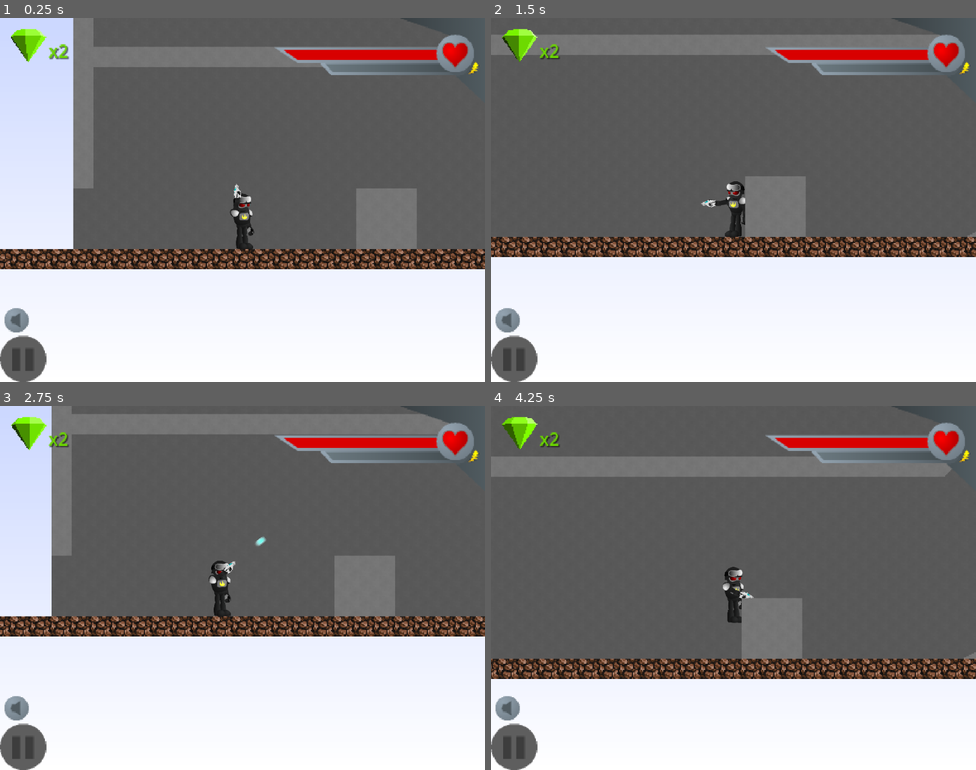
Above: before the commit, frames 1-4 (two rows, left to right).
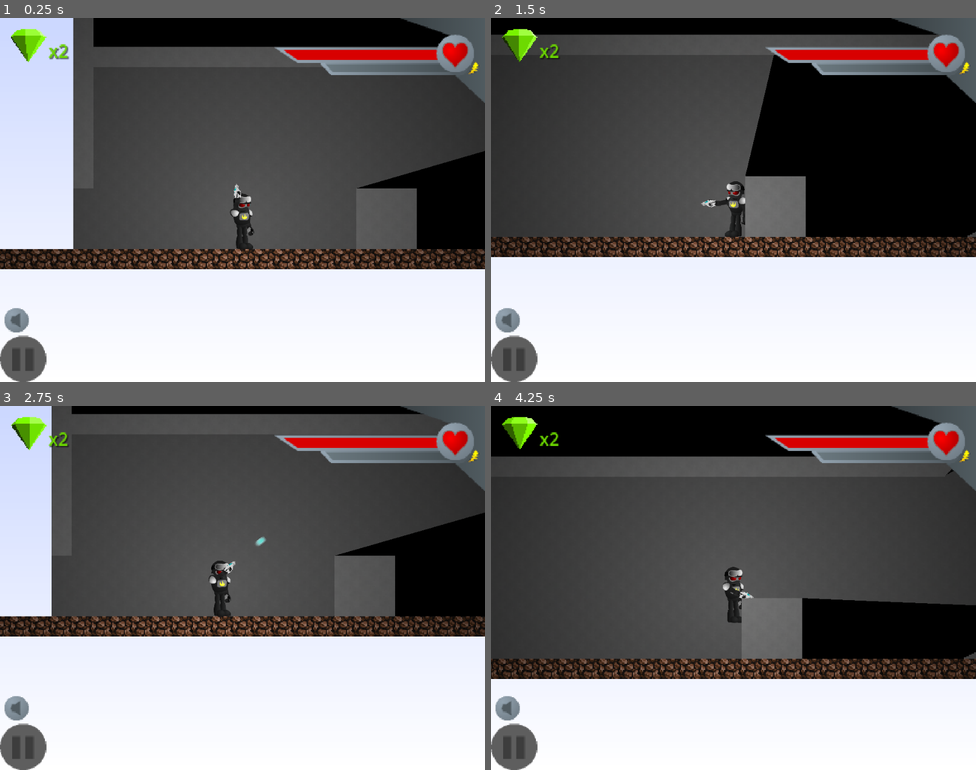
Above: after the commit, the same moments.

Repository: HMI-Studios/Skylands-WFA
Game: Godot game, scene res://scenes/Main.tscn
The game is run twice, just before and just after one commit, with the same random seed, the same clock (stepped at 60 frames per second) and the same inputs. Sound files missing from this copy of the repository are replaced by a short silence.
Inputs (mouse positions are in pixels of both pictures, inside the frame that each line leads up to):
- Up to frame 1 (0.25 s): no input
- Up to frame 2 (1.5 s): tap Enter (ui_accept) at 0.5 s; move the mouse to (840, 181) at 0.52 s; hold Space (shoot) 0.53-1.28 s; hold D (move_right) from 0.53 s (still down); tap W (jump) at 0.77 s; move the mouse to (636, 218) at 1.27 s; tap Space (shoot) at 1.35 s
- Up to frame 3 (2.75 s): tap W (jump) at 1.52 s; move the mouse to (291, 507) at 2.02 s; release D (move_right) at 2.03 s; hold A (move_left) from 2.03 s (still down); hold Space (shoot) from 2.03 s (still down)
- Up to frame 4 (4.25 s): move the mouse to (709, 660) at 2.77 s; release A (move_left) at 2.78 s; release Space (shoot) at 2.78 s; hold D (move_right) from 2.78 s (still down); tap Space (shoot) at 2.85 s; tap W (jump) at 3.02, 3.77 s; move the mouse to (879, 642) at 3.52 s; hold Space (shoot) from 3.53 s (still down)

The runs differ from the first frame. In frame 1, 29% of the frame differs, in the area x 0-100%, y 0-69%; in frame 2, 42%; in frame 3, 27%; in frame 4, 42%, in the area x 0-100%, y 0-75%.

Commit message:
fog of war effect

Diff:
--- a/project/scenes/Main.tscn
+++ b/project/scenes/Main.tscn
@@ -1,11 +1,15 @@
-[gd_scene load_steps=5 format=3 uid="uid://c7ltgoh1gwm8k"]
+[gd_scene load_steps=6 format=3 uid="uid://c7ltgoh1gwm8k"]
 
 [ext_resource type="PackedScene" uid="uid://br3ubfu76qbp6" path="res://scenes/Player.tscn" id="1_qk22d"]
 [ext_resource type="PackedScene" uid="uid://cphh6jruovbte" path="res://scenes/World.tscn" id="1_x26t4"]
 [ext_resource type="Script" path="res://scripts/Camera.gd" id="3_3x1oi"]
+[ext_resource type="Texture2D" uid="uid://cxcjmqv0160h1" path="res://assets/point_light.webp" id="3_m6srh"]
 [ext_resource type="PackedScene" uid="uid://cv4b12e155ua3" path="res://ui/HUD.tscn" id="4_x3ds7"]
 
 [node name="Main" type="Node2D"]
+
+[node name="CanvasModulate" type="CanvasModulate" parent="."]
+color = Color(0, 0, 0, 1)
 
 [node name="World" parent="." instance=ExtResource("1_x26t4")]
 unique_name_in_owner = true
@@ -14,6 +18,16 @@
 unique_name_in_owner = true
 scale = Vector2(0.166, 0.166)
 
+[node name="PointLight2D" type="PointLight2D" parent="Player"]
+shadow_enabled = true
+texture = ExtResource("3_m6srh")
+texture_scale = 20.0
+
+[node name="PointLight2D2" type="PointLight2D" parent="Player"]
+range_item_cull_mask = 2
+texture = ExtResource("3_m6srh")
+texture_scale = 20.0
+
 [node name="Camera2D" type="Camera2D" parent="."]
 zoom = Vector2(2.5, 2.5)
 script = ExtResource("3_3x1oi")
--- a/project/scenes/levels/TileTest.tscn
+++ b/project/scenes/levels/TileTest.tscn
@@ -1,31 +1,55 @@
-[gd_scene load_steps=5 format=3 uid="uid://bgf7ubc1l43at"]
+[gd_scene load_steps=10 format=3 uid="uid://bgf7ubc1l43at"]
 
 [ext_resource type="Texture2D" uid="uid://c0snlmb2r4unk" path="res://assets/tiles/atlas.png" id="1_lwex1"]
-[ext_resource type="PackedScene" uid="uid://c24tpnc7epxp0" path="res://scenes/entities/Shoaldier.tscn" id="2_d2l37"]
+
+[sub_resource type="OccluderPolygon2D" id="OccluderPolygon2D_3385q"]
+polygon = PackedVector2Array(-8, -8, 8, -8, 8, 8, -8, 8)
+
+[sub_resource type="OccluderPolygon2D" id="OccluderPolygon2D_g0akk"]
+polygon = PackedVector2Array(-8, -8, 8, -8, 8, 8, -8, 8)
+
+[sub_resource type="OccluderPolygon2D" id="OccluderPolygon2D_81aht"]
+polygon = PackedVector2Array(-8, -8, 8, -8, 8, 8)
+
+[sub_resource type="OccluderPolygon2D" id="OccluderPolygon2D_ml2t6"]
+polygon = PackedVector2Array(-8, -8, 8, -8, -8, 8)
+
+[sub_resource type="OccluderPolygon2D" id="OccluderPolygon2D_hkm3s"]
+polygon = PackedVector2Array(8, -8, 8, 8, -8, 8)
+
+[sub_resource type="OccluderPolygon2D" id="OccluderPolygon2D_g31uc"]
+polygon = PackedVector2Array(-8, -8, 8, 8, -8, 8)
 
 [sub_resource type="TileSetAtlasSource" id="TileSetAtlasSource_23kaw"]
 texture = ExtResource("1_lwex1")
+use_texture_padding = false
 0:0/0 = 0
+0:0/0/occlusion_layer_0/polygon = SubResource("OccluderPolygon2D_3385q")
 0:0/0/physics_layer_0/linear_velocity = Vector2(0, 0)
 0:0/0/physics_layer_0/angular_velocity = 0.0
 0:0/0/physics_layer_0/polygon_0/points = PackedVector2Array(-8, -8, 8, -8, 8, 8, -8, 8)
 1:0/0 = 0
+1:0/0/occlusion_layer_0/polygon = SubResource("OccluderPolygon2D_g0akk")
 1:0/0/physics_layer_0/linear_velocity = Vector2(0, 0)
 1:0/0/physics_layer_0/angular_velocity = 0.0
 1:0/0/physics_layer_0/polygon_0/points = PackedVector2Array(-8, -8, 8, -8, 8, 8, -8, 8)
 2:0/0 = 0
+2:0/0/occlusion_layer_0/polygon = SubResource("OccluderPolygon2D_81aht")
 2:0/0/physics_layer_0/linear_velocity = Vector2(0, 0)
 2:0/0/physics_layer_0/angular_velocity = 0.0
 2:0/0/physics_layer_0/polygon_0/points = PackedVector2Array(-8, -8, 8, -8, 8, 8)
 3:0/0 = 0
+3:0/0/occlusion_layer_0/polygon = SubResource("OccluderPolygon2D_ml2t6")
 3:0/0/physics_layer_0/linear_velocity = Vector2(0, 0)
 3:0/0/physics_layer_0/angular_velocity = 0.0
 3:0/0/physics_layer_0/polygon_0/points = PackedVector2Array(-8, -8, 8, -8, -8, 8)
 4:0/0 = 0
+4:0/0/occlusion_layer_0/polygon = SubResource("OccluderPolygon2D_hkm3s")
 4:0/0/physics_layer_0/linear_velocity = Vector2(0, 0)
 4:0/0/physics_layer_0/angular_velocity = 0.0
 4:0/0/physics_layer_0/polygon_0/points = PackedVector2Array(8, -8, 8, 8, -8, 8)
 5:0/0 = 0
+5:0/0/occlusion_layer_0/polygon = SubResource("OccluderPolygon2D_g31uc")
 5:0/0/physics_layer_0/linear_velocity = Vector2(0, 0)
 5:0/0/physics_layer_0/angular_velocity = 0.0
 5:0/0/physics_layer_0/polygon_0/points = PackedVector2Array(-8, -8, 8, -8, 8, 8, -8, 8)
@@ -58,6 +82,7 @@
 0:2/0/physics_layer_0/angular_velocity = 0.0
 
 [sub_resource type="TileSet" id="TileSet_vag4k"]
+occlusion_layer_0/light_mask = 1
 physics_layer_0/collision_layer = 1
 sources/0 = SubResource("TileSetAtlasSource_23kaw")
 
@@ -71,10 +96,8 @@
 [node name="Entities" type="Node2D" parent="."]
 scale = Vector2(0.166, 0.166)
 
-[node name="Shoaldier" parent="Entities" instance=ExtResource("2_d2l37")]
-position = Vector2(2451.81, -1018.07)
-
 [node name="Hitboxes" type="TileMap" parent="."]
+light_mask = 2
 z_index = 1
 tile_set = SubResource("TileSet_vag4k")
 format = 2
--- a/project/scripts/entities/Shoaldier.gd
+++ b/project/scripts/entities/Shoaldier.gd
@@ -68,7 +68,7 @@
         bullet.modulate = Color(2, 0.5, 0)
         bullet.position = gun_hand.global_position + (vec*30)
         bullet.rotation = gun_hand.global_rotation
-        get_node('/root/Main/World').add_child(bullet)
+        get_node('/root/Main/World').add_cddhild(bullet)
 
 
 func handle_gun():
Binary file added: project/assets/point_light.webp
Binary file added: project/assets/sunlight.png
Not shown, added: assets/point_light.webp
